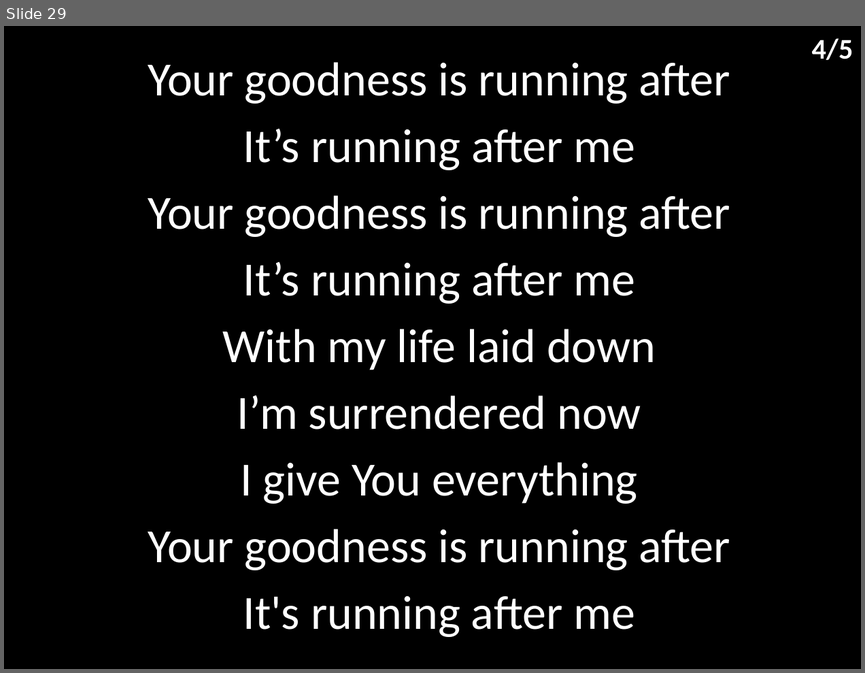
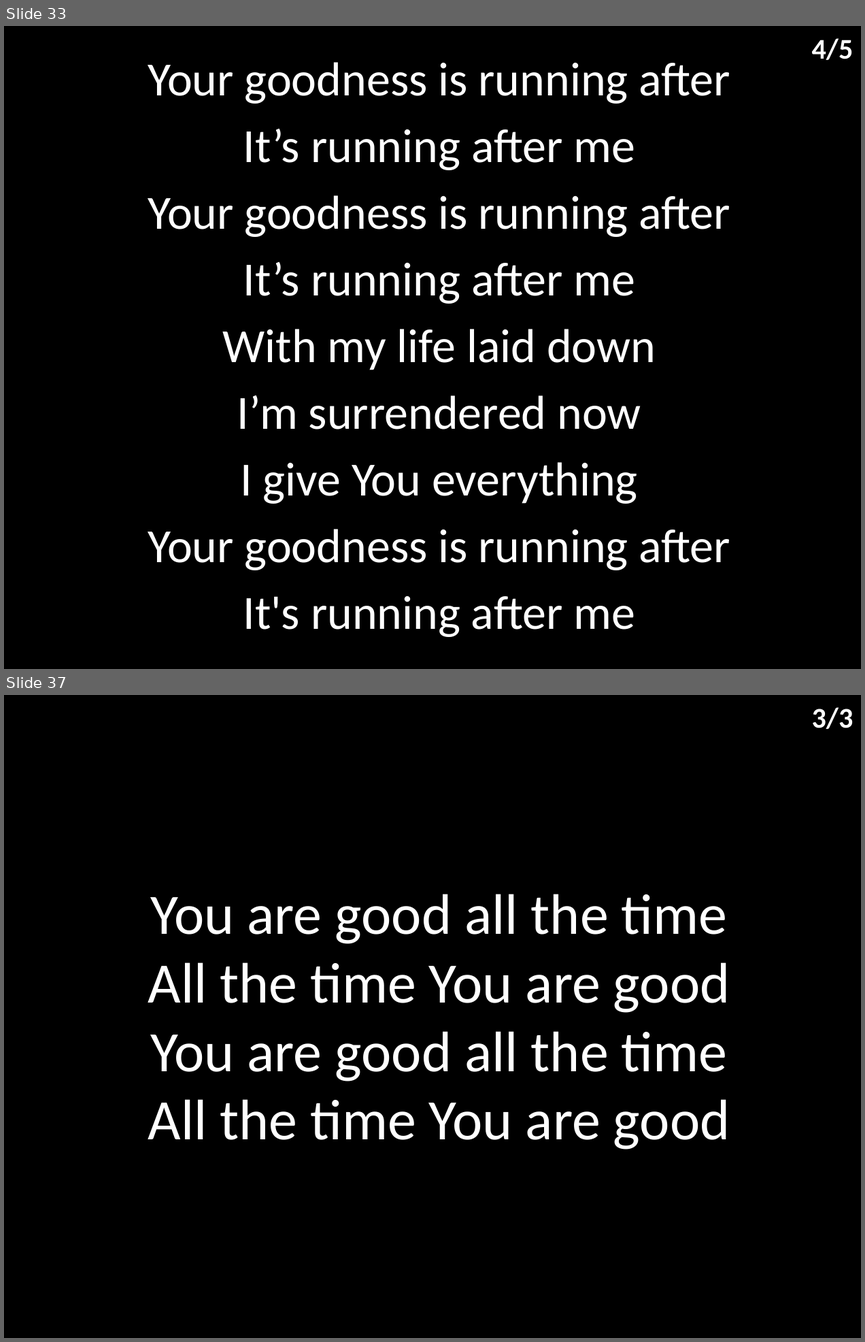
Before and after one commit to hoo-are-ya/worship, a slide deck: docs/songs_5-12-2021.pptx. Shown one above the other, each under a label of ours: slide 29 before the commit, slides 33 and 37 after it; the slides between them are not shown. The pictures are 865x673 and 865x1342 pixels, drawn with LibreOffice and Linux fonts; fonts in the diff are those of the drawing. Boxes give left, top, right and bottom in pixels: in the first picture for what was removed or moved away, otherwise in the second. Text is boxed around its words. In the diff, an @@ line names an element or a change of style, - is before the commit and + after.

```diff
--- a/docs/songs_5-12-2021.pptx
+++ b/docs/songs_5-12-2021.pptx
@@ slide 37 added at [4,695,861,1338], background #000000 @@
@@ text added at [812,707,853,729], 24 pt, text #FFFFFF, bold @@
+3/3
@@ subtitle added at [148,894,730,1149], 48 pt, text #FFFFFF @@
+You are good all the time
+All the time You are good
+You are good all the time
+All the time You are good
@@ what was slide 29 is now slide 33 @@
```
Also in this commit, not shown: 7 other slides added, 1 other file.
